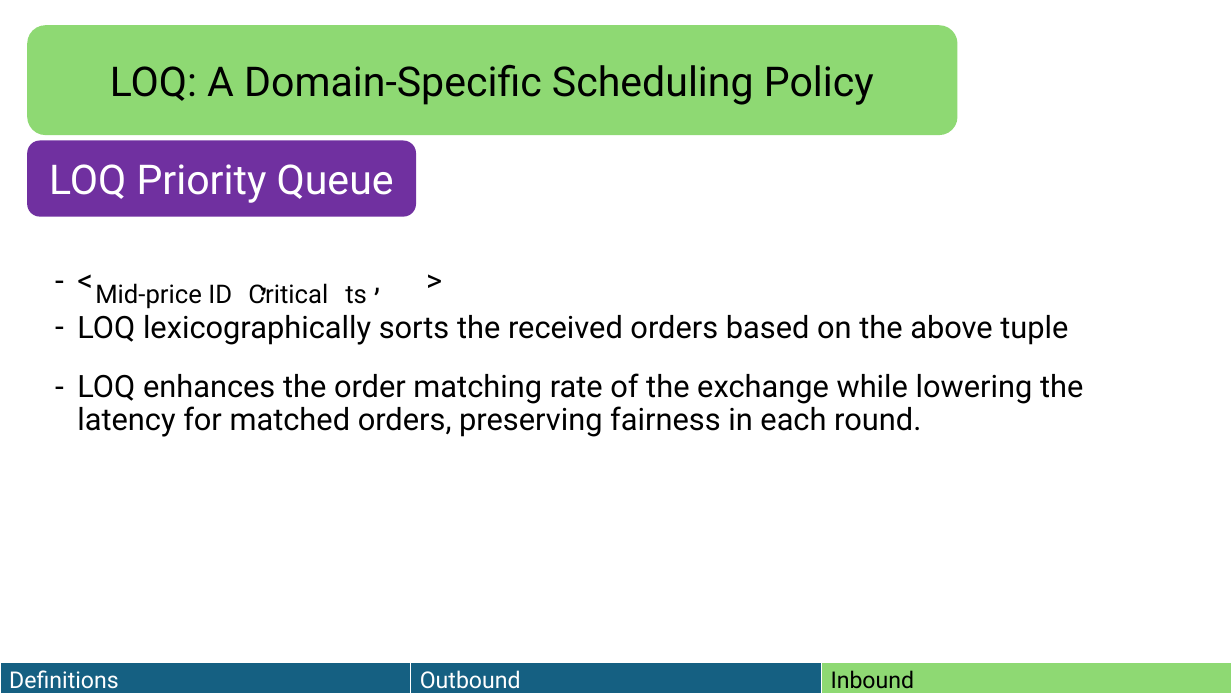
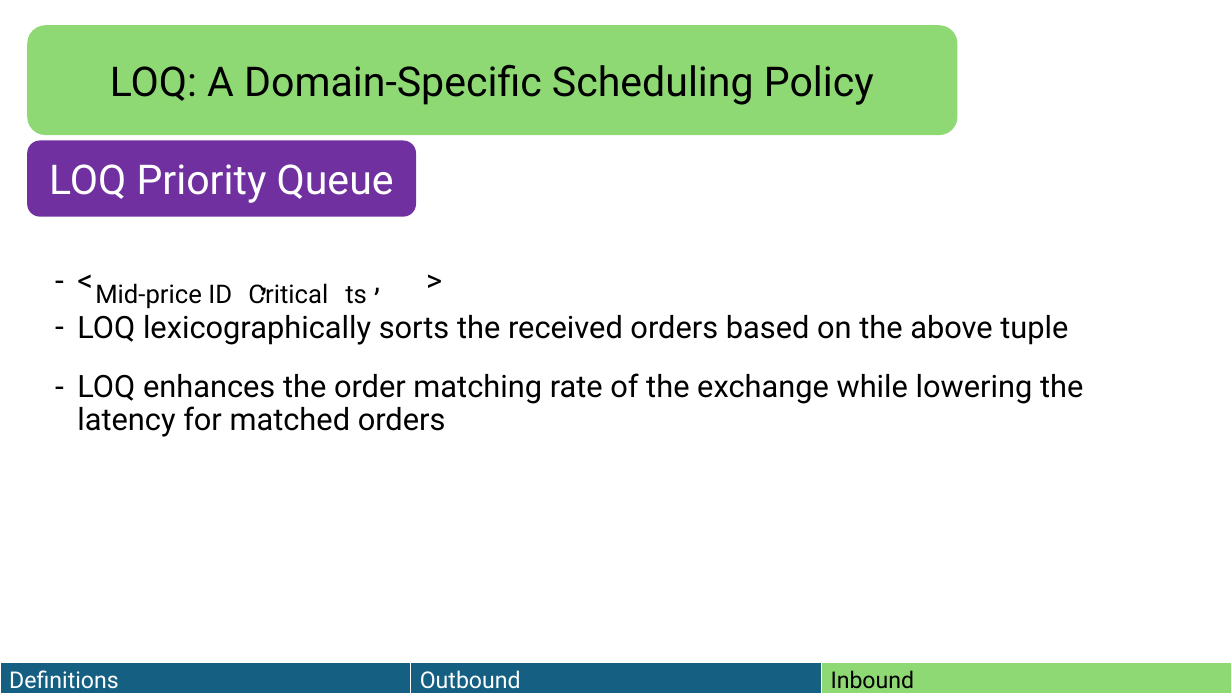
Before and after one commit to HaseebLUMS/Onyx-Presentation, a slide deck: slide 111 of thesis-latency-fairness.pptx (slide 110 before the commit). Drawn at 1232x693 pixels with LibreOffice and Linux fonts; fonts in the diff are those of the drawing. Boxes give left, top, right and bottom in pixels: in the first picture for what was removed or moved away, otherwise in the second. Text is boxed around its words. In the diff, an @@ line names an element or a change of style, - is before the commit and + after.

Commit message:
updated presentation

```diff
--- a/thesis-latency-fairness.pptx
+++ b/thesis-latency-fairness.pptx
@@ text at (x1=77, y1=373, x2=1083, y2=437): text changed @@
-– LOQ enhances the order matching rate of the exchange while lowering the latency for matched orders, preserving fairness in each round.
+– LOQ enhances the order matching rate of the exchange while lowering the latency for matched orders
```
Also in this commit, not shown: 1 slide added.
